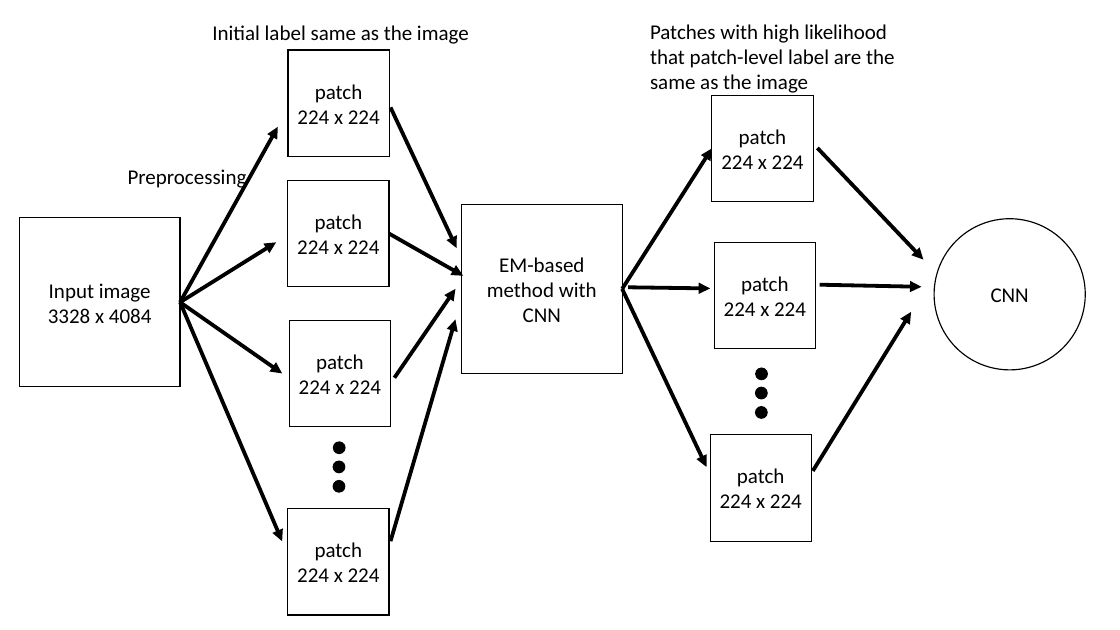
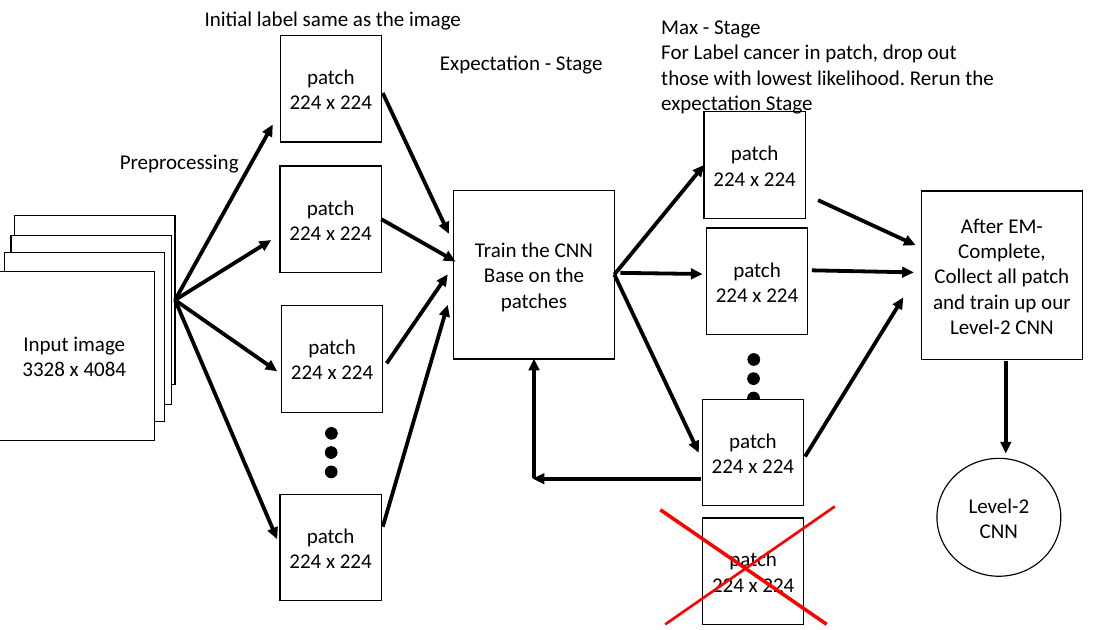
Before and after one commit to kochihin/MSBDGroupProject, a slide deck: slide 1 of MSBDGroupProject/figures.pptx. Drawn at 1120x630 pixels with LibreOffice and Linux fonts; fonts in the diff are those of the drawing. Boxes give left, top, right and bottom in pixels: in the first picture for what was removed or moved away, otherwise in the second. Text is boxed around its words. In the diff, an @@ line names an element or a change of style, - is before the commit and + after.

```diff
--- a/MSBDGroupProject/figures.pptx
+++ b/MSBDGroupProject/figures.pptx
@@ text at (661,20,993,116): text changed @@
-Patches with high likelihood that patch-level label are the same as the image
+Max - Stage
+For Label cancer in patch, drop out those with lowest likelihood. Rerun the expectation Stage
@@ text added at (440,55,603,74), 18 pt, text #000000 @@
+Expectation - Stage
@@ rectangle "patch": place and size @@
-rectangle "patch" at (712,95,813,202)
+rectangle "patch" at (704,112,806,218)
@@ arrow moved from (180, 302) - (278, 127) to (175, 300) - (273, 124) @@
@@ arrow moved from (623, 289) - (712, 149) to (614, 275) - (704, 165) @@
@@ 3 rectangles, 2 texts, 2 ellipses, 1 arrow: place and size @@
-3 rectangles, 2 texts, 2 ellipses, 1 arrow at (128,25,816,418)
+3 rectangles, 2 texts, 2 ellipses, 1 arrow at (120,11,808,404)
@@ arrow moved from (818, 148) - (923, 260) to (818, 200) - (916, 245) @@
@@ rectangle added at (922,191,1082,360), fill #FFFFFF, outline #000000 1 pt, 18 pt, text #000000 @@
+After EM-Complete, Collect all patch and train up our Level-2 CNN
@@ rectangle "Input image": place and size @@
-rectangle "Input image" at (19,218,180,386)
+rectangle "Input image" at (11,236,171,405)
@@ rectangle added at (14,216,175,385), fill #FFFFFF, outline #000000 1 pt @@
@@ rectangle added at (4,253,165,422), fill #FFFFFF, outline #000000 1 pt, 18 pt, text #000000 @@
+Input image
+3328 x 4084
@@ arrow moved from (180, 302) - (276, 243) to (175, 300) - (271, 240) @@
@@ text in rectangle at (475,242,593,312): text changed @@
-EM-based method with CNN
+Train the CNN
+Base on the patches
@@ rectangle added at (0,271,155,440), fill #FFFFFF, outline #000000 1 pt, 18 pt, text #000000 @@
+Input image
+3328 x 4084
@@ 7 arrows, 4 ellipses, 3 rectangles: place and size @@
-7 arrows, 4 ellipses, 3 rectangles at (288,108,922,615)
+7 arrows, 4 ellipses, 3 rectangles at (280,93,914,601)
@@ arrow moved from (180, 302) - (282, 541) to (175, 300) - (277, 539) @@
@@ arrow moved from (180, 302) - (282, 373) to (175, 300) - (277, 371) @@
@@ arrow added from (534, 478) to (534, 359), #000000 3.25 pt @@
@@ arrow added from (1006, 361) to (1006, 454), #000000 3.25 pt @@
@@ rectangle "patch": place and size @@
-rectangle "patch" at (710,435,812,542)
+rectangle "patch" at (702,399,804,506)
@@ arrow added from (702, 479) to (533, 479), #000000 3.25 pt @@
@@ ellipse "Level-2": place and size @@
-ellipse "Level-2" at (934,218,1086,370)
+ellipse "Level-2" at (937,459,1060,576)
@@ line added from (665, 624) to (835, 507), #FF0000 2.25 pt @@
@@ text in ellipse at (969,498,1030,513): paragraph added @@
+Level-2
@@ line added from (660, 510) to (827, 624), #FF0000 3 pt @@
@@ rectangle added at (702,518,804,625), fill #FFFFFF, outline #000000 1 pt, 18 pt, text #000000 @@
+patch
+224 x 224
```
Also in this commit, not shown: 1 other slide changed, 2 other files.
